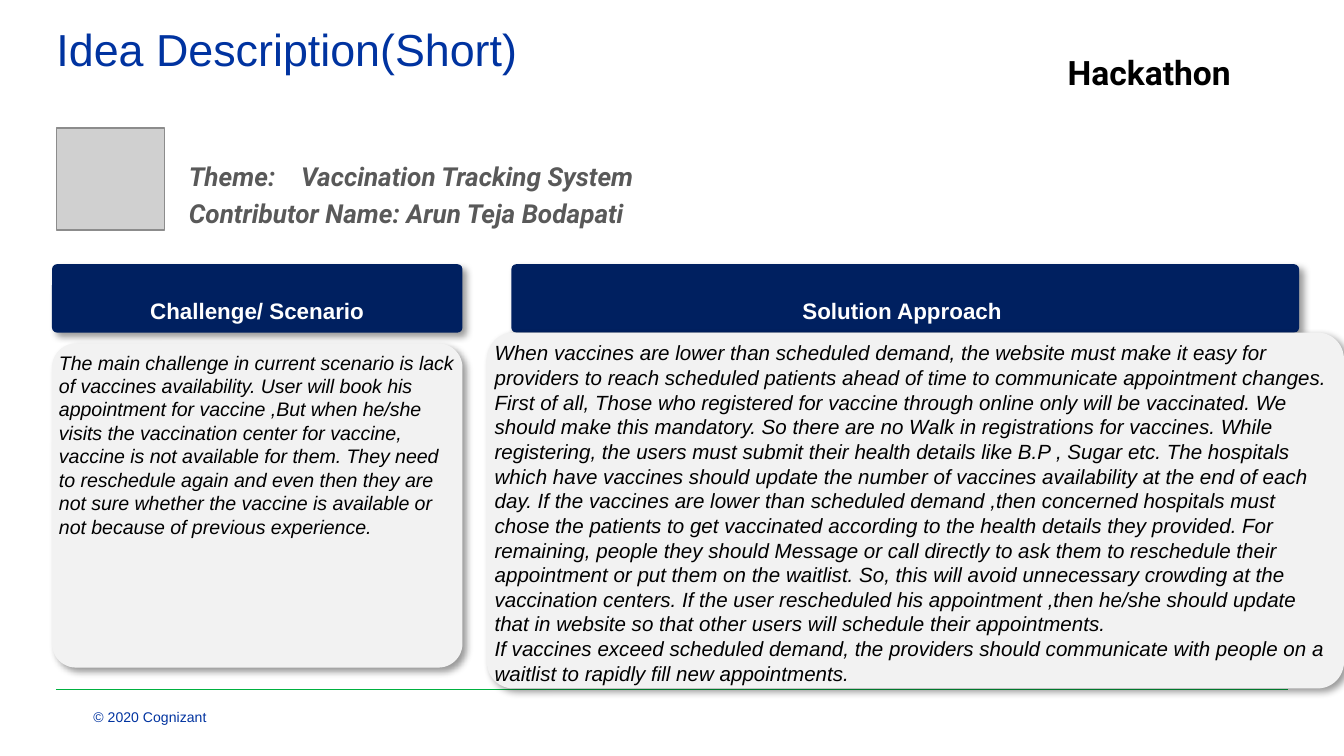
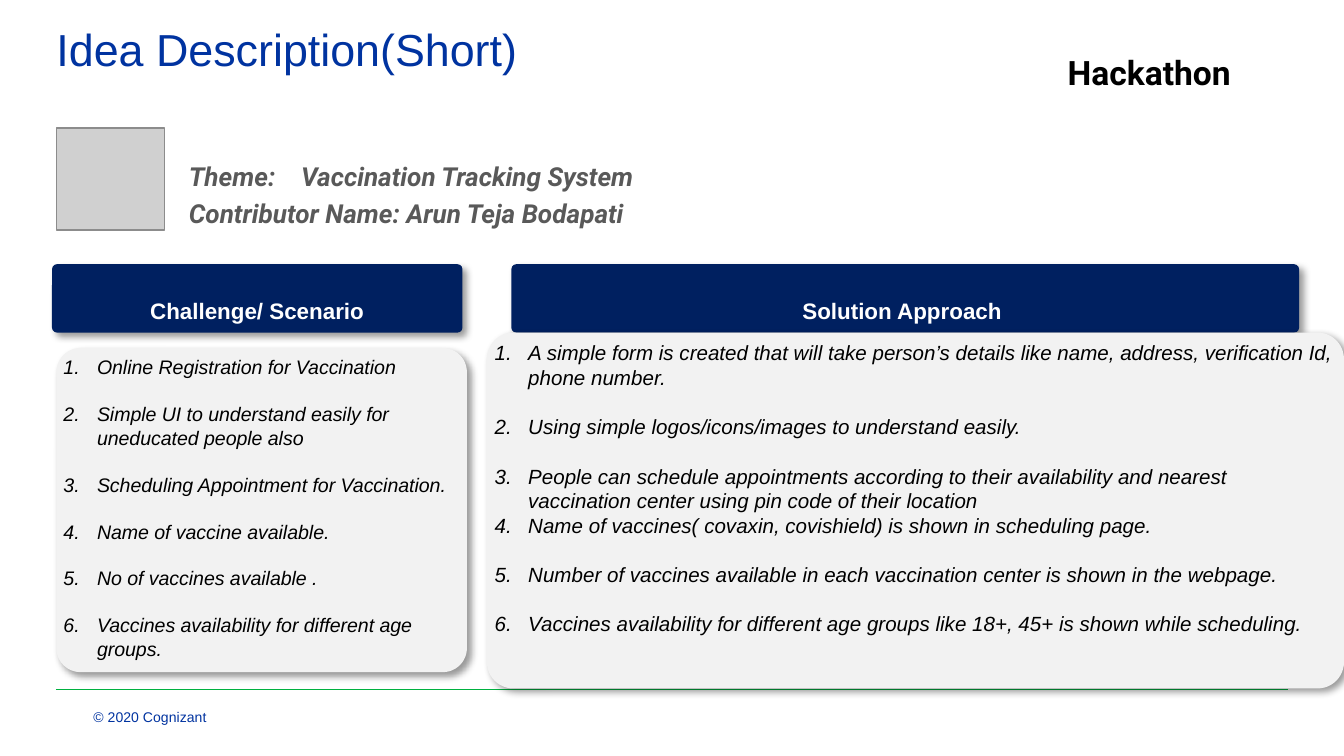
Before and after one commit to aruntejateja1/tusk, a slide deck: slide 2 of Hackathon_Template_Arun Teja.pptx. Drawn at 1344x756 pixels with LibreOffice and Linux fonts; fonts in the diff are those of the drawing; grey boxes stand for pictures; background and template pictures are left out. Boxes give left, top, right and bottom in pixels: in the first picture for what was removed or moved away, otherwise in the second. Text is boxed around its words. In the diff, an @@ line names an element or a change of style, - is before the commit and + after.

```diff
--- a/Hackathon_Template_Arun Teja.pptx
+++ b/Hackathon_Template_Arun Teja.pptx
@@ rounded rectangle "Online Registration for Vaccination" moved from (x1=52, y1=344, x2=462, y2=668) to (x1=56, y1=348, x2=466, y2=672) @@
@@ text in rounded rectangle at (x1=97, y1=359, x2=413, y2=660): text changed @@
-The main challenge in current scenario is lack of vaccines availability. User will book his appointment for vaccine ,But when he/she visits the vaccination center for vaccine, vaccine is not available for them. They need to reschedule again and even then they are not sure whether the vaccine is available or not because of previous experience.
+1. Online Registration for Vaccination
+2. Simple UI to understand easily for uneducated people also
+3. Scheduling Appointment for Vaccination.
+4. Name of vaccine available.
+5. No of vaccines available .
+6. Vaccines availability for different age groups.
@@ text in rounded rectangle at (x1=528, y1=345, x2=1332, y2=636): text changed @@
-When vaccines are lower than scheduled demand, the website must make it easy for providers to reach scheduled patients ahead of time to communicate appointment changes.
-First of all, Those who registered for vaccine through online only will be vaccinated. We should make this mandatory. So there are no Walk in registrations for vaccines. While registering, the users must submit their health details like B.P , Sugar etc. The hospitals which have vaccines should update the number of vaccines availability at the end of each day. If the vaccines are lower than scheduled demand ,then concerned hospitals must chose the patients to get vaccinated according to the health details they provided. For remaining, people they should Message or call directly to ask them to reschedule their appointment or put them on the waitlist. So, this will avoid unnecessary crowding at the vaccination centers. If the user rescheduled his appointment ,then he/she should update that in website so that other users will schedule their appointments.
-If vaccines exceed scheduled demand, the providers should communicate with people on a waitlist to rapidly fill new appointments.
+1. A simple form is created that will take person’s details like name, address, verification Id, phone number.
+2. Using simple logos/icons/images to understand easily.
+3. People can schedule appointments according to their availability and nearest vaccination center using pin code of their location
+4. Name of vaccines( covaxin, covishield) is shown in scheduling page.
+5. Number of vaccines available in each vaccination center is shown in the webpage.
+6. Vaccines availability for different age groups like 18+, 45+ is shown while scheduling.
```
Also in this commit, not shown: 2 other slides changed, 1 slide added.
